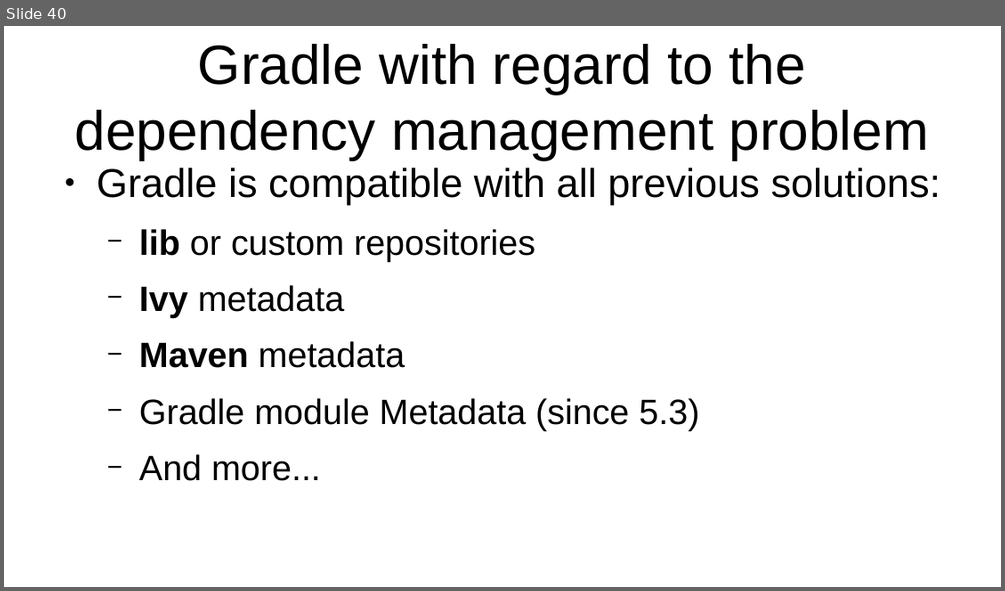
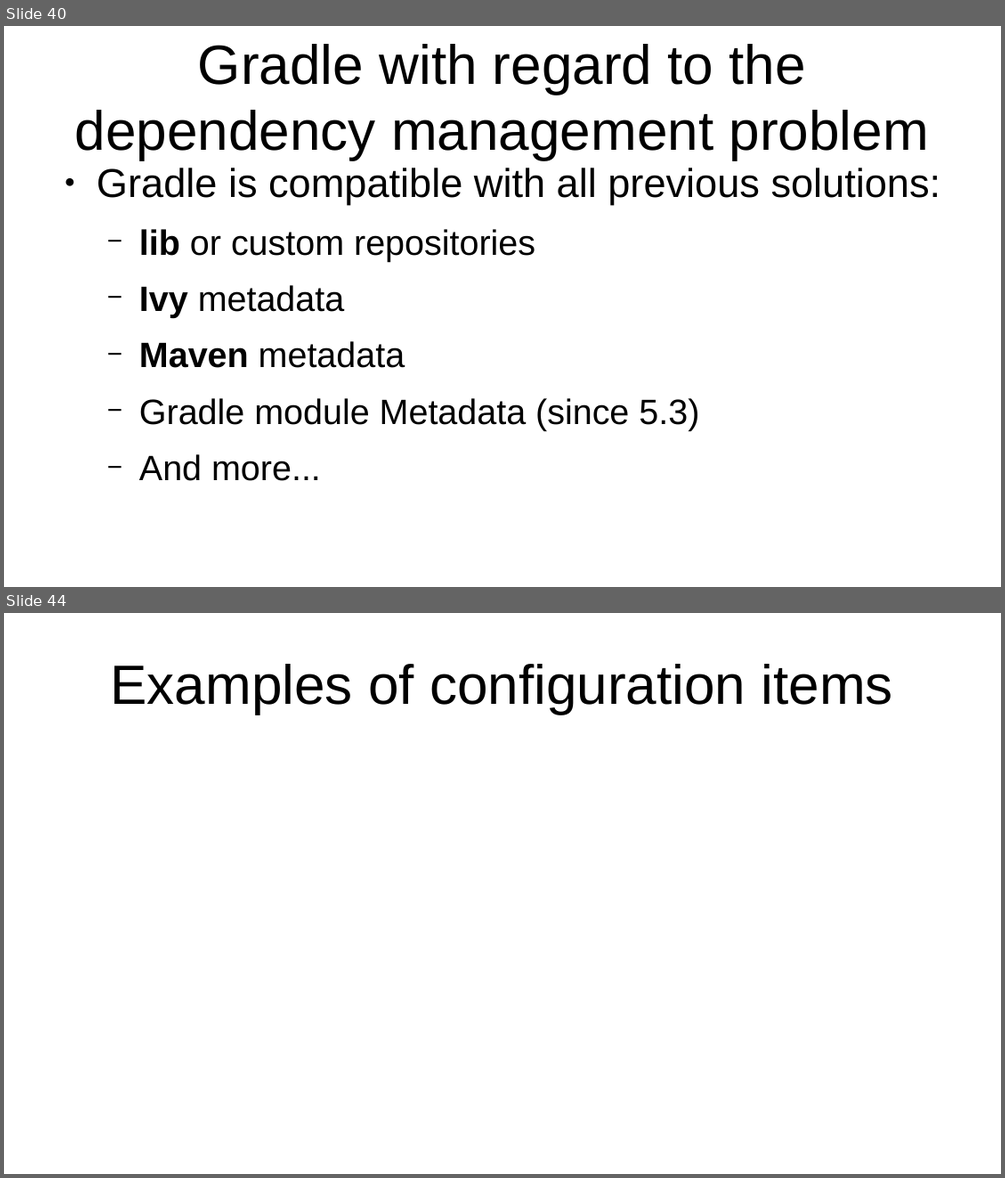
Before and after one commit to veltzer/teaching-slides, a slide deck: odp/gradle/gradle.odp. Shown one above the other, each under a label of ours: slide 40 before the commit, slides 40 and 44 after it; the slides between them are not shown. The pictures are 1005x591 and 1005x1178 pixels, drawn with LibreOffice and Linux fonts; fonts in the diff are those of the drawing. Boxes give left, top, right and bottom in pixels: in the first picture for what was removed or moved away, otherwise in the second. Text is boxed around its words. In the diff, an @@ line names an element or a change of style, - is before the commit and + after.

```diff
--- a/odp/gradle/gradle.odp
+++ b/odp/gradle/gradle.odp
@@ slide 44 added at (4, 613, 1001, 1174), background #FFFFFF @@
@@ title added at (111, 664, 893, 714), 44 pt, text #000000 @@
+Examples of configuration items
```
Also in this commit, not shown: 10 other slides added.
